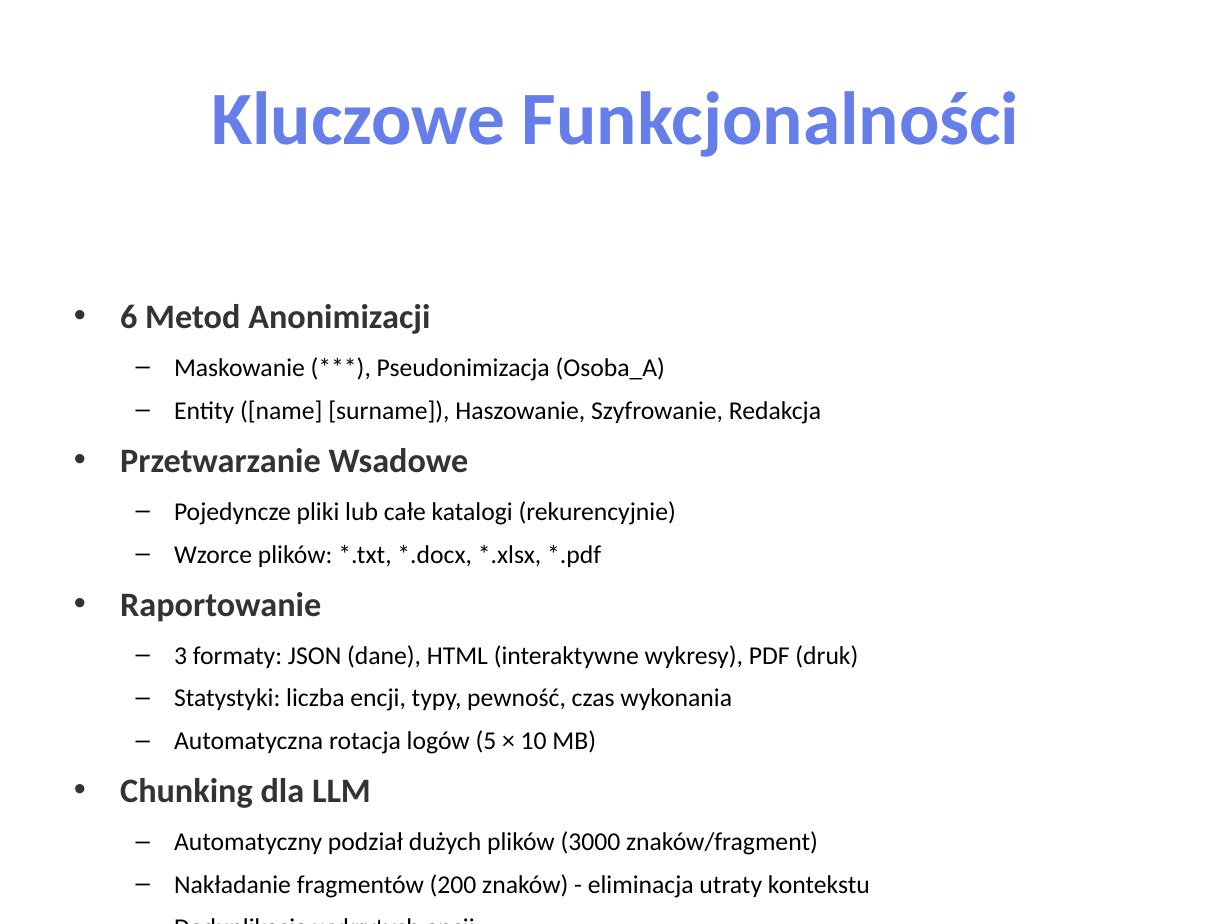
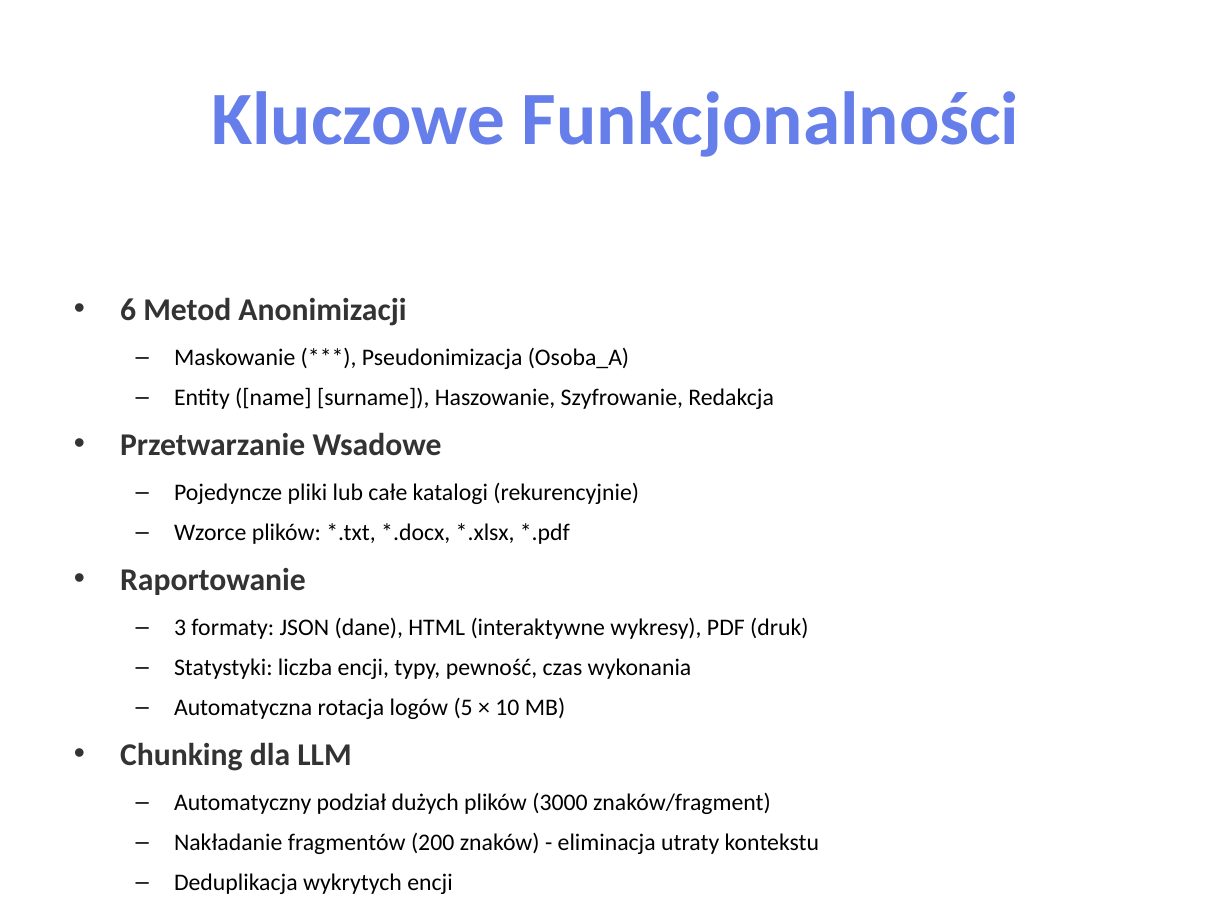
Before and after one commit to slawomirslowik/DaneBezTwarzy, a slide deck: slide 4 of DaneBezTwarzy_Prezentacja.pptx. Drawn at 1232x924 pixels with LibreOffice and Linux fonts; fonts in the diff are those of the drawing. Boxes give left, top, right and bottom in pixels: in the first picture for what was removed or moved away, otherwise in the second. Text is boxed around its words. In the diff, an @@ line names an element or a change of style, - is before the commit and + after.

```diff
--- a/DaneBezTwarzy_Prezentacja.pptx
+++ b/DaneBezTwarzy_Prezentacja.pptx
@@ text "6 Metod Anonimizacji" at [120, 297, 819, 894]: size 20 to 18.5 pt in "6 Metod Anonimizacji", "Przetwarzanie Wsadowe", "Raportowanie", "Chunking dla LLM"; size 15 to 13.9 pt in "Maskowanie (***), Pseudonimizacja (Osoba_A)", "Entity ([name] [surname]), Haszowanie, Szyfrowanie, Redakcja", "Pojedyncze pliki lub całe katalogi (rekurencyjnie)", "Wzorce plików: *.txt, *.docx, *.xlsx, *.pdf" and 6 more places @@
```
Also in this commit, not shown: 2 other slides changed, 5 other files.
